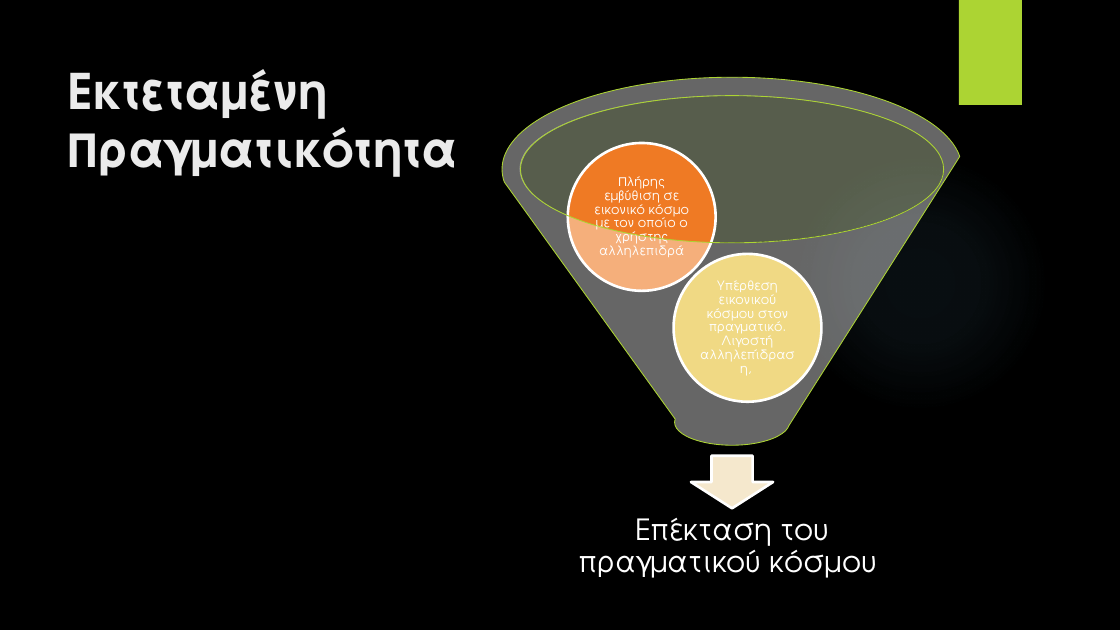
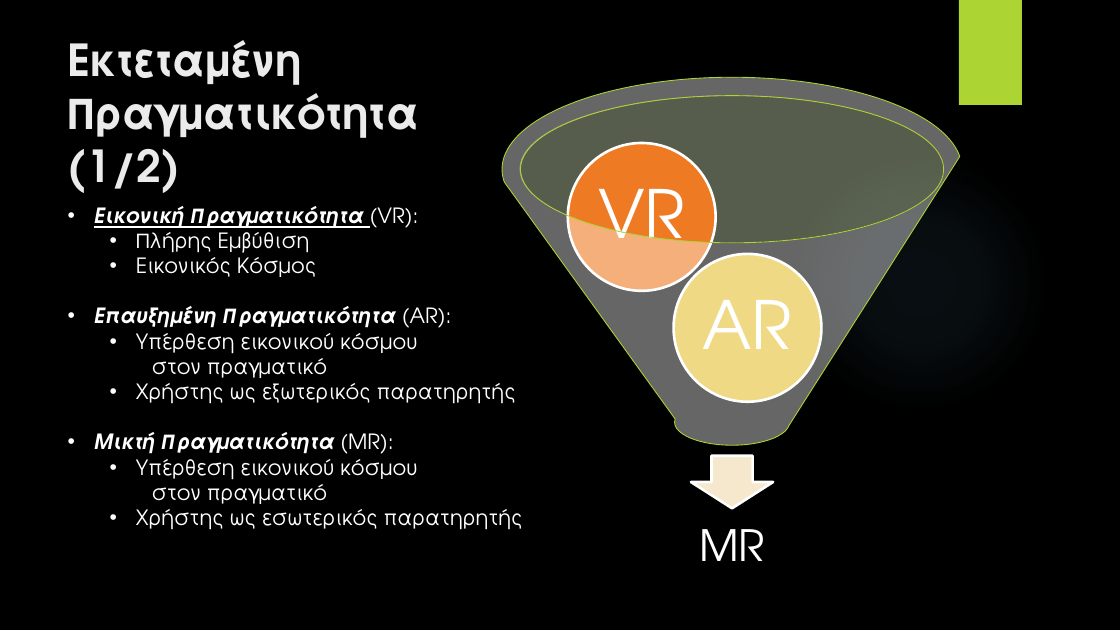
Before and after one commit to HeftyCoder/UnityInputTransfer, a slide deck: slide 3 of Hololens/Dev Log/Thesis/Thesis Presentation.pptx. Drawn at 1120x630 pixels with LibreOffice and Linux fonts; fonts in the diff are those of the drawing; background and template pictures are left out. Boxes give left, top, right and bottom in pixels: in the first picture for what was removed or moved away, otherwise in the second. Text is boxed around its words. In the diff, an @@ line names an element or a change of style, - is before the commit and + after.

```diff
--- a/Hololens/Dev Log/Thesis/Thesis Presentation.pptx
+++ b/Hololens/Dev Log/Thesis/Thesis Presentation.pptx
@@ title at [68,40,419,193]: text changed; size 42 to 37.8 pt @@
-Εκτεταμένη Πραγματικότητα
+Εκτεταμένη Πραγματικότητα (1/2)
@@ text added at [94,206,523,530], 18 pt, text #FFFFFF @@
+• Εικονική Πραγματικότητα (VR):
+  • Πλήρης Εμβύθιση
+  • Εικονικός Κόσμος
+• Επαυξημένη Πραγματικότητα (AR):
+  • Υπέρθεση εικονικού κόσμου
+  στον πραγματικό
+  • Χρήστης ως εξωτερικός παρατηρητής
+• Μικτή Πραγματικότητα (MR):
+  • Υπέρθεση εικονικού κόσμου
+  στον πραγματικό
+  • Χρήστης ως εσωτερικός παρατηρητής
@@ text at [598,189,685,269]: text changed; size 11 to 57 pt @@
-Πλήρης εμβύθιση σε εικονικό κόσμο με τον οποίο ο χρήστης αλληλεπιδρά
+VR
@@ text at [703,300,793,349]: text changed; size 11 to 57 pt @@
-Υπέρθεση εικονικού κόσμου στον πραγματικό. Λιγοστή αλληλεπίδραση,
+AR
@@ text at [699,529,765,561]: text changed; size 25 to 37 pt @@
-Επέκταση του πραγματικού κόσμου
+MR
```
Also in this commit, not shown: 1 other slide changed, 7 slides added, 1 other file.
